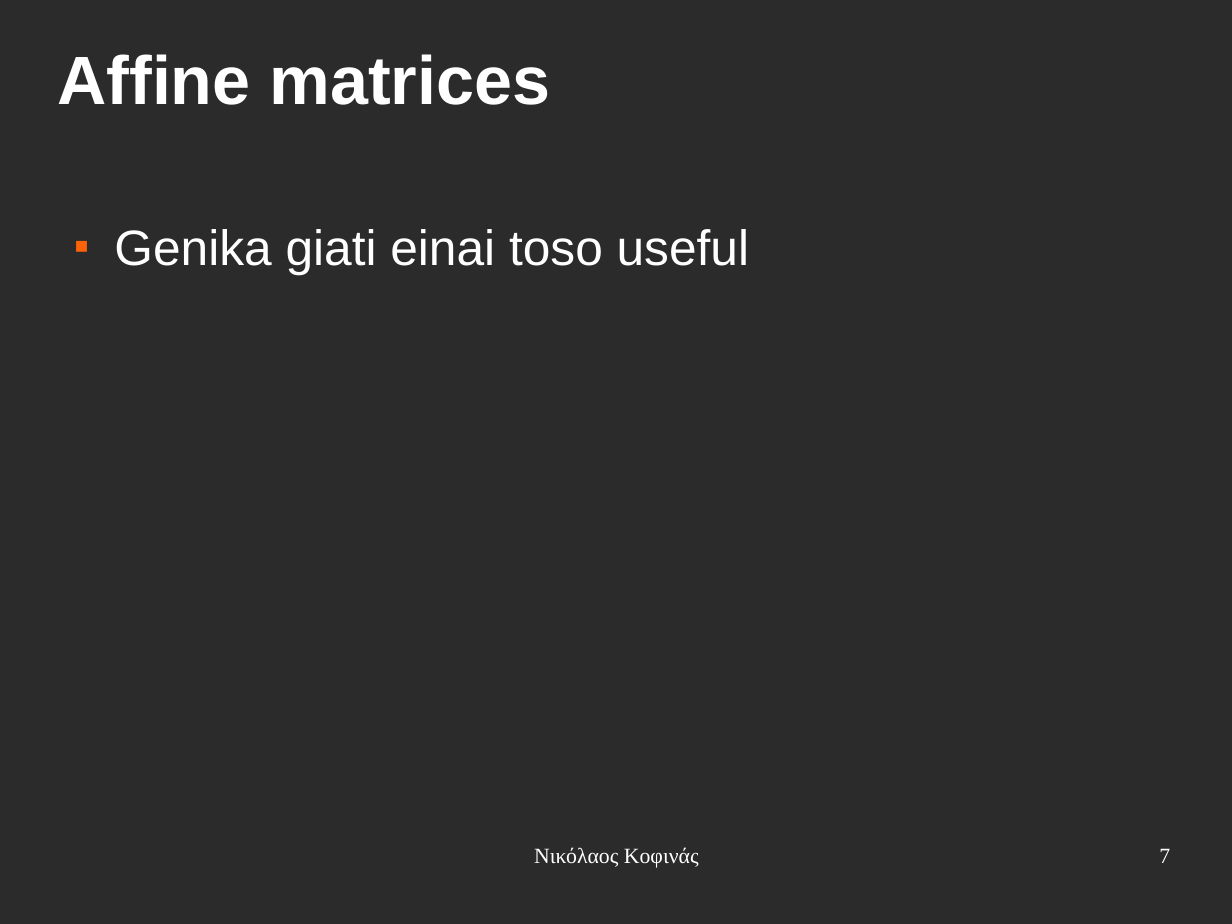
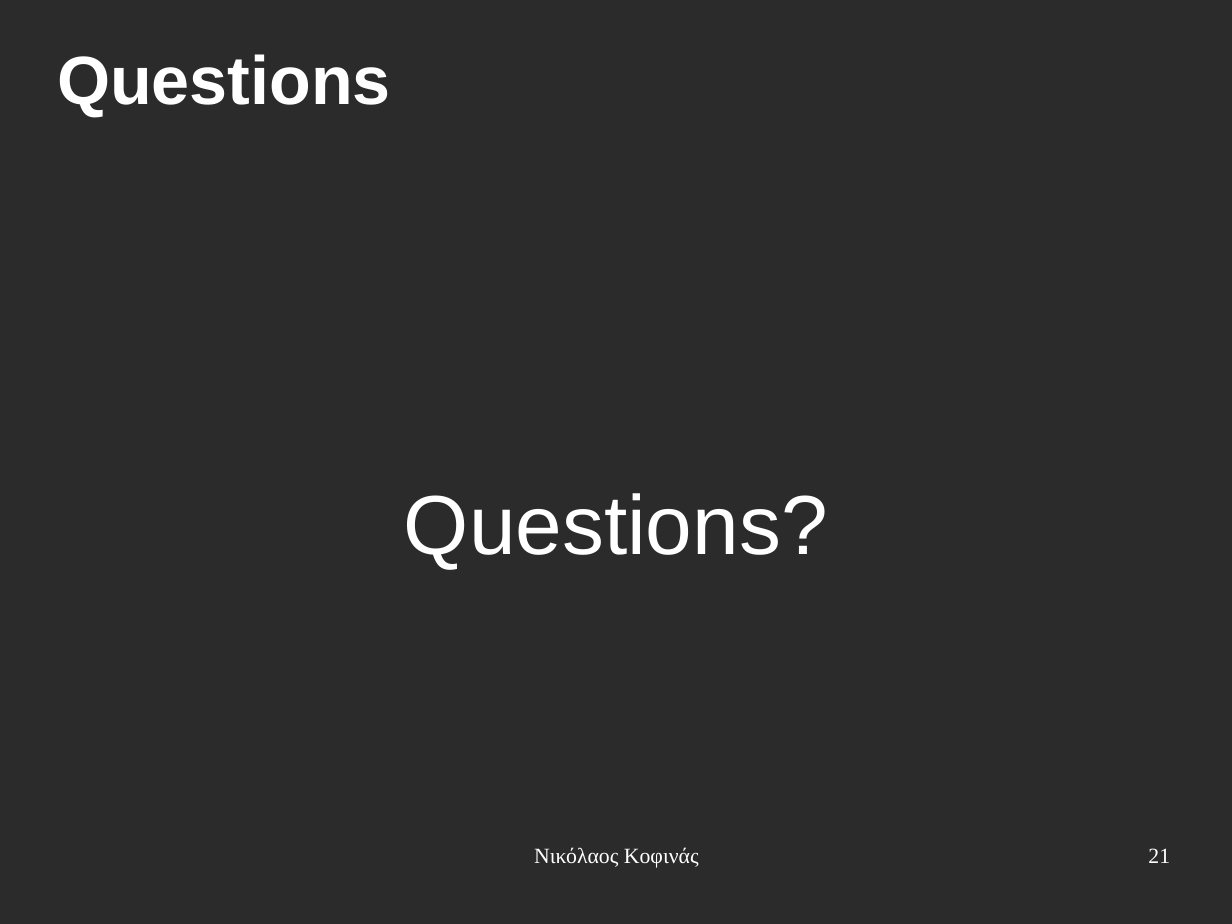
Before and after one commit to eldr4d/MyThesis, a slide deck: slide 21 of presentation.odp (slide 7 before the commit). Drawn at 1232x924 pixels with LibreOffice and Linux fonts; fonts in the diff are those of the drawing; background and template pictures are left out; a plain dark background stands for a picture behind light text. Boxes give left, top, right and bottom in pixels: in the first picture for what was removed or moved away, otherwise in the second. Text is boxed around its words. In the diff, an @@ line names an element or a change of style, - is before the commit and + after.

```diff
--- a/presentation.odp
+++ b/presentation.odp
@@ title at (57, 54, 391, 117): text changed @@
-Affine matrices
+Questions
@@ subtitle "Questions?" at (404, 493, 828, 570): vertical alignment top to middle @@
@@ subtitle at (404, 493, 828, 570): text changed; size 32 to 54 pt @@
-■ Genika giati einai toso useful
+Questions?
@@ page number at (1148, 848, 1170, 863): text changed @@
-7
+21
```
Also in this commit, not shown: 7 other slides changed, 4 slides added.
